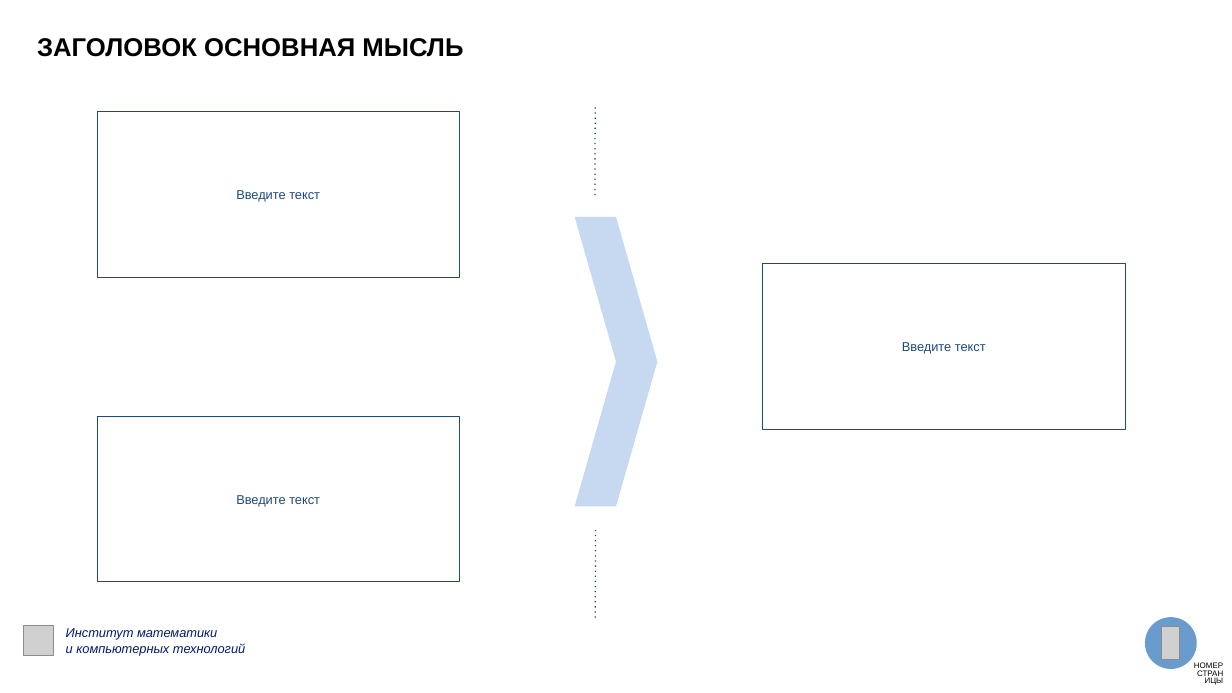
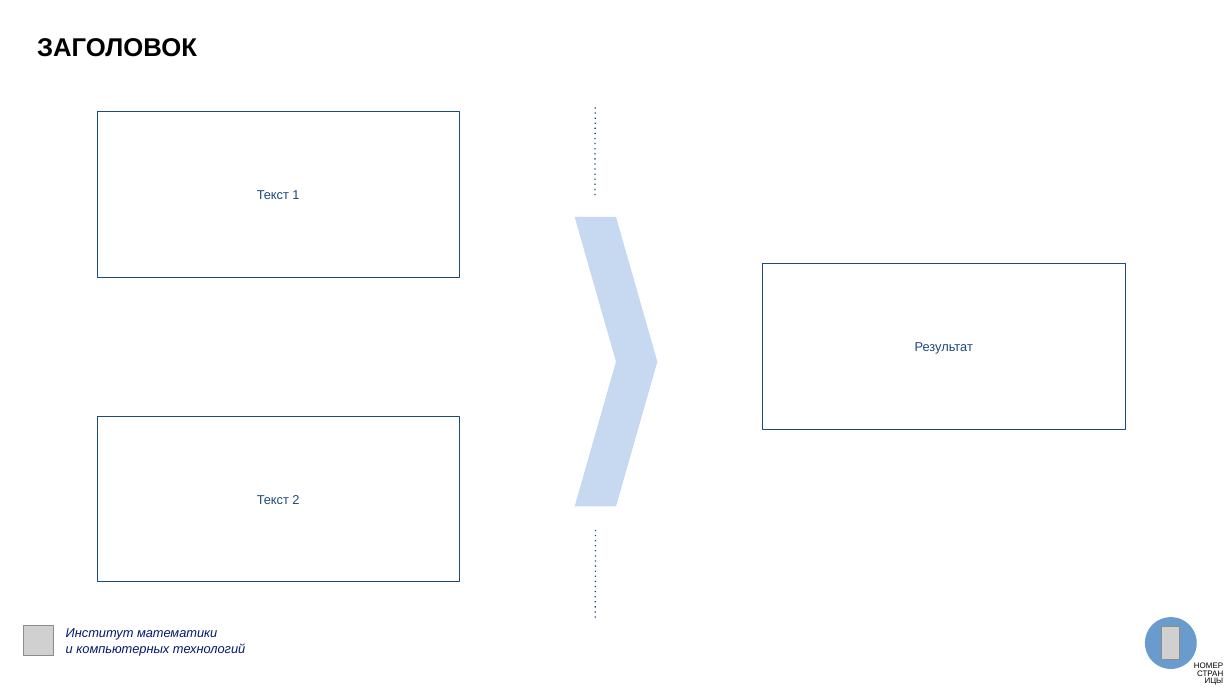
Before and after one commit to Y-uri-K/presentations_AI, a slide deck: slide 11 of backend/app/assets/dvfu_template.pptx. Drawn at 1232x693 pixels with LibreOffice and Linux fonts; fonts in the diff are those of the drawing; grey boxes stand for pictures. Boxes give left, top, right and bottom in pixels: in the first picture for what was removed or moved away, otherwise in the second. Text is boxed around its words. In the diff, an @@ line names an element or a change of style, - is before the commit and + after.

```diff
--- a/backend/app/assets/dvfu_template.pptx
+++ b/backend/app/assets/dvfu_template.pptx
@@ text at (x1=37, y1=38, x2=197, y2=57): text changed @@
-ЗАГОЛОВОК ОСНОВНАЯ МЫСЛЬ
+ЗАГОЛОВОК
@@ text in rectangle at (x1=257, y1=190, x2=299, y2=199): text changed @@
-Введите текст
+Текст 1
@@ text in rectangle at (x1=915, y1=342, x2=973, y2=354): text changed @@
-Введите текст
+Результат
@@ text in rectangle at (x1=257, y1=495, x2=299, y2=504): text changed @@
-Введите текст
+Текст 2
```
Also in this commit, not shown: 11 other slides changed, 2 other files.
